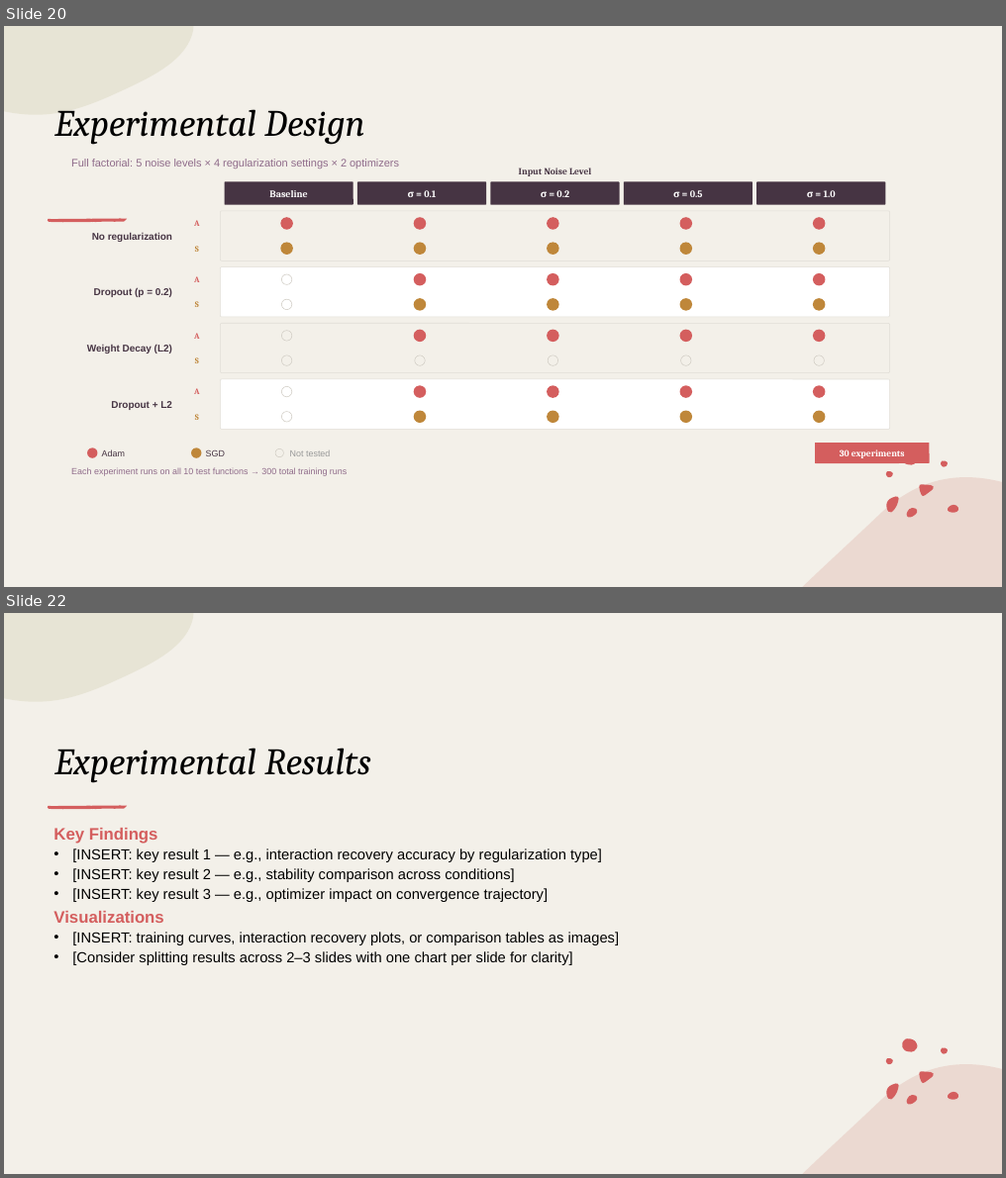
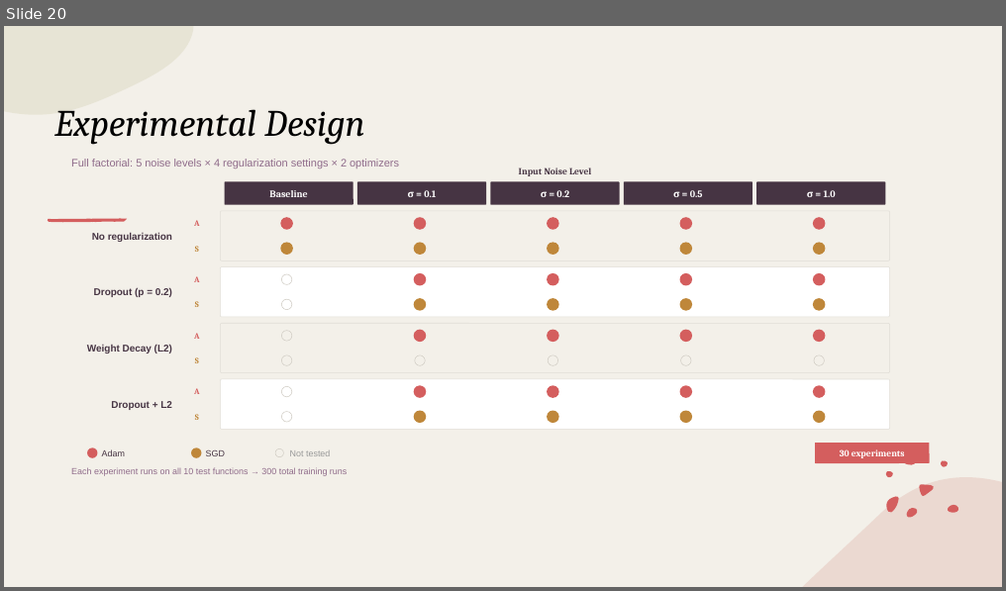
Before and after one commit to EdouarddDw/MLP-Interaction-Detection, a slide deck: mid term prezsention.pptx. Shown one above the other, each under a label of ours: slides 20 and 22 before the commit, slide 20 after it; the slides between them are not shown. The pictures are 1006x1178 and 1006x591 pixels, drawn with LibreOffice and Linux fonts; fonts in the diff are those of the drawing. Boxes give left, top, right and bottom in pixels: in the first picture for what was removed or moved away, otherwise in the second. Text is boxed around its words. In the diff, an @@ line names an element or a change of style, - is before the commit and + after.

```diff
--- a/mid term prezsention.pptx
+++ b/mid term prezsention.pptx
@@ slide 22 removed at bbox=[4, 613, 1002, 1174], background #F3F0E9; not listed: 14 template elements that a slide beside it also shows @@
@@ title removed at bbox=[54, 748, 370, 783] @@
-Experimental Results
@@ text removed at bbox=[54, 828, 620, 965] @@
-Key Findings
-• [INSERT: key result 1 — e.g., interaction recovery accuracy by regularization type]
-• [INSERT: key result 2 — e.g., stability comparison across conditions]
-• [INSERT: key result 3 — e.g., optimizer impact on convergence trajectory]
-Visualizations
-• [INSERT: training curves, interaction recovery plots, or comparison tables as images]
-• [Consider splitting results across 2–3 slides with one chart per slide for clarity]
```
Also in this commit, not shown: 6 slides changed, 12 slides added, 6 other slides removed, 3 other files.
